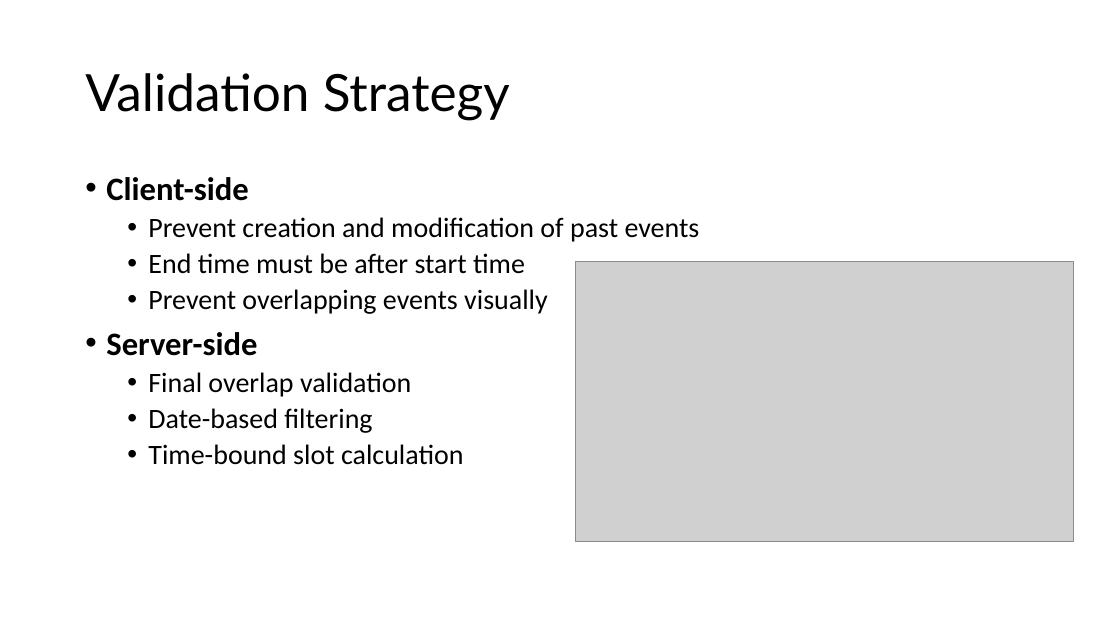
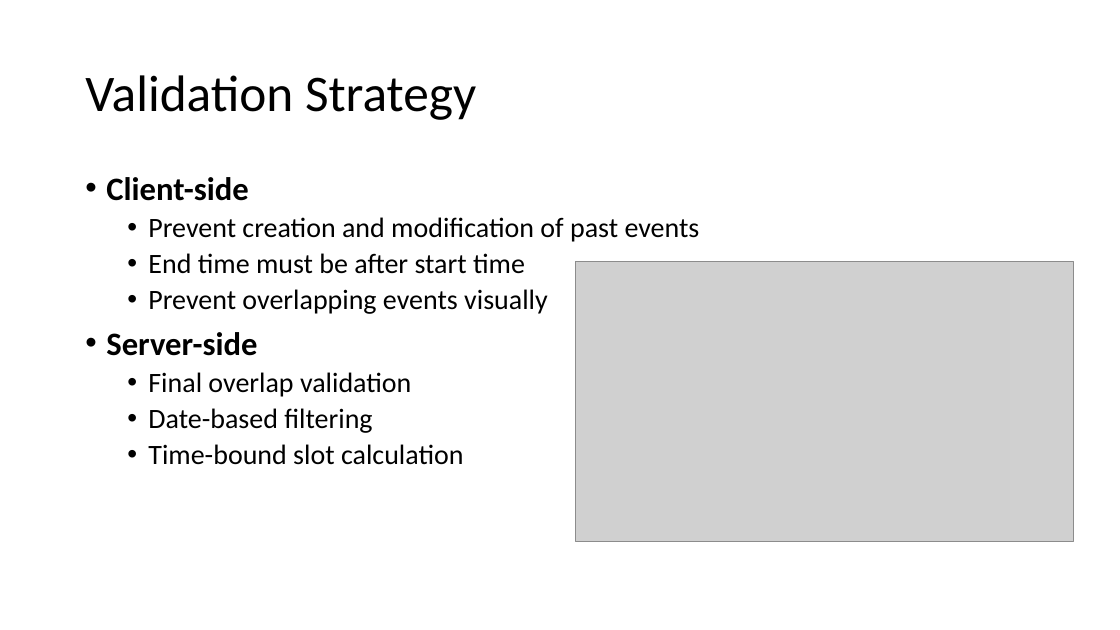
Before and after one commit to KavyaSreeKatakam/calendar-application, a slide deck: slide 13 of calendar-backend/Calendar-App-Presentation.pptx. Drawn at 1120x630 pixels with LibreOffice and Linux fonts; fonts in the diff are those of the drawing; grey boxes stand for pictures. Boxes give left, top, right and bottom in pixels: in the first picture for what was removed or moved away, otherwise in the second. Text is boxed around its words. In the diff, an @@ line names an element or a change of style, - is before the commit and + after.

```diff
--- a/calendar-backend/Calendar-App-Presentation.pptx
+++ b/calendar-backend/Calendar-App-Presentation.pptx
@@ title "Validation Strategy" at [85, 75, 476, 120]: font Lato to Calibri @@
```
Also in this commit, not shown: 17 other slides changed.
